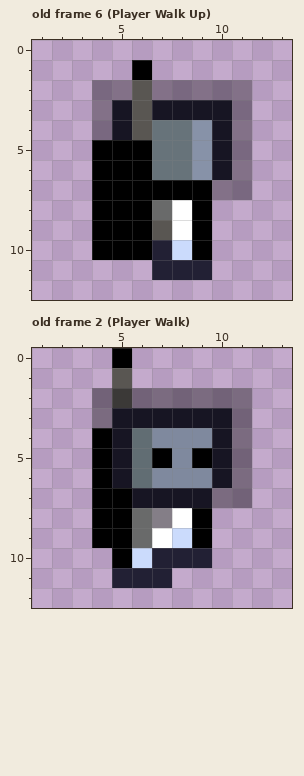
Two states of a pixel-art file, Senior Project Game/Assets/ArtAssets/Player/space_guy_walk.ase. That is the earlier state.
16x16 pixels, 27 frames. Colours within 5 levels of each other are drawn and written as one. Shown: old frame 6 (Player Walk Up): x 1..13, y 0..12; old frame 2 (Player Walk): x 1..13, y 0..12. The commit also changed other frames, which this record leaves out.
And afterwards:
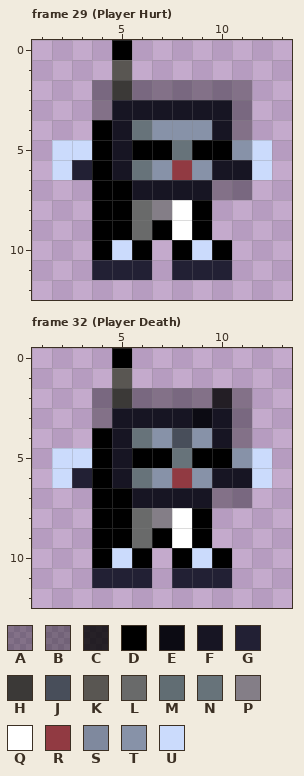
Palette (. is transparent): A #00000055  B #0000005f  C #000000ce  D #000000  E #0c0b13  F #171523  G #222034  H #3b3937  J #484e5a  K #595652  L #696a6a  M #616d73  N #67737a  P #847e87  Q #ffffff  R #913a42  S #7f899e  T #8792a8  U #cbdbfc
A new or re-ordered frame is compared with the old frame closest to it.
Diff:
frames 27 -> 37
layer "Hands" added
Frame 29 (Player Hurt) is new; against old frame 6 (Player Walk Up), layers "Helmet", "Hands", "Body":
y 0: x 5 . -> D
y 1: x 5..6 .D -> K.
y 2: x 5..6 AK -> HA
y 3: x 6 K -> F
y 4: x 4 A -> D; x 6..8 KNN -> NTT
y 5: x 2..3 .. -> UU; x 5 D -> F; x 7 N -> D; x 9..12 TFA. -> DDTU
y 6: x 2..3 .. -> UG; x 5..8 DDNN -> FNTR; x 11..12 A. -> FU
y 7: x 6..9 DDDD -> FFFF
y 8: x 6..7 DL -> LP
y 9: x 6..7 DK -> LD
y 10: x 5 D -> U; x 7..10 GUD. -> .DUD
y 11: x 4..7 ...G -> GGG.; x 10 . -> G
Frame 32 (Player Death) is new; against old frame 2 (Player Walk), layers "Helmet", "Hands", "Body":
y 2: x 4 B -> A; x 6..11 BBBBBB -> AAAACA
y 3: x 4 B -> A; x 9 F -> E; x 11 B -> A
y 4: x 6..9 MSSS -> NTJT; x 11 B -> A
y 5: x 2..3 .. -> UU; x 6 M -> D; x 8 S -> N; x 10..12 FB. -> DTU
y 6: x 2..3 .. -> UG; x 6..9 MSSS -> NTRT; x 11..12 B. -> FU
y 7: x 10..11 BB -> AA
y 9: x 7..8 QU -> DQ
y 10: x 4..10 .DUGGG. -> DUD.DUD
y 11: x 4 . -> G; x 7..10 G... -> .GGG
Where, in picture pixels (left, top, right, bottom), the same in both pictures:
changed: (52, 40, 272, 280)
changed: (52, 388, 272, 588)
